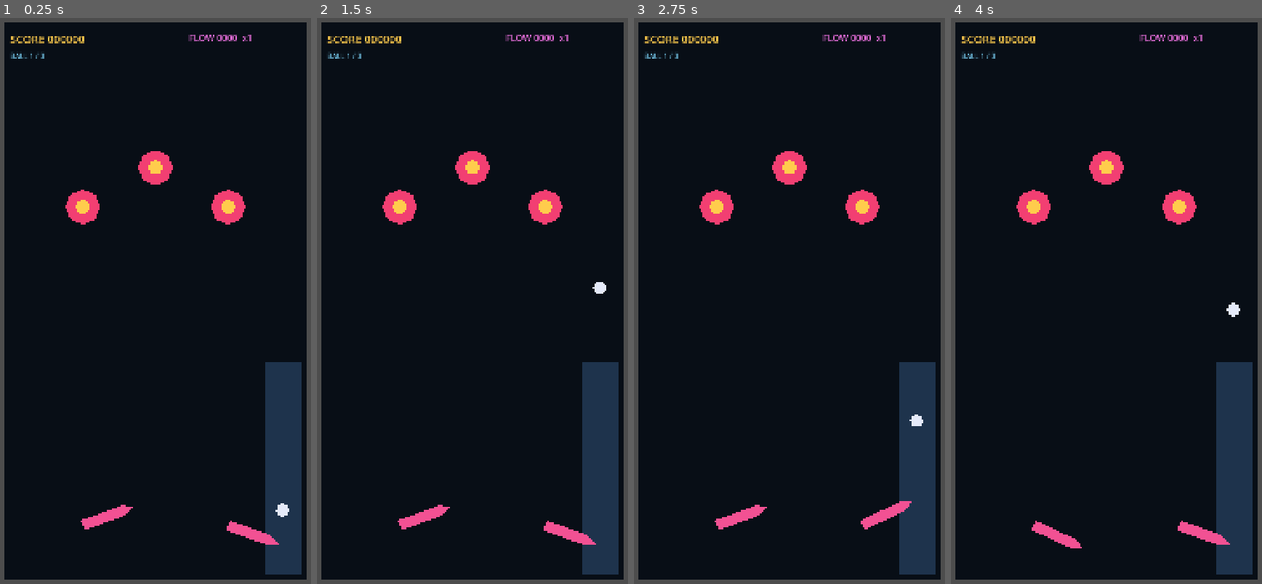
Above: before the commit, frames 1-4 (left to right).
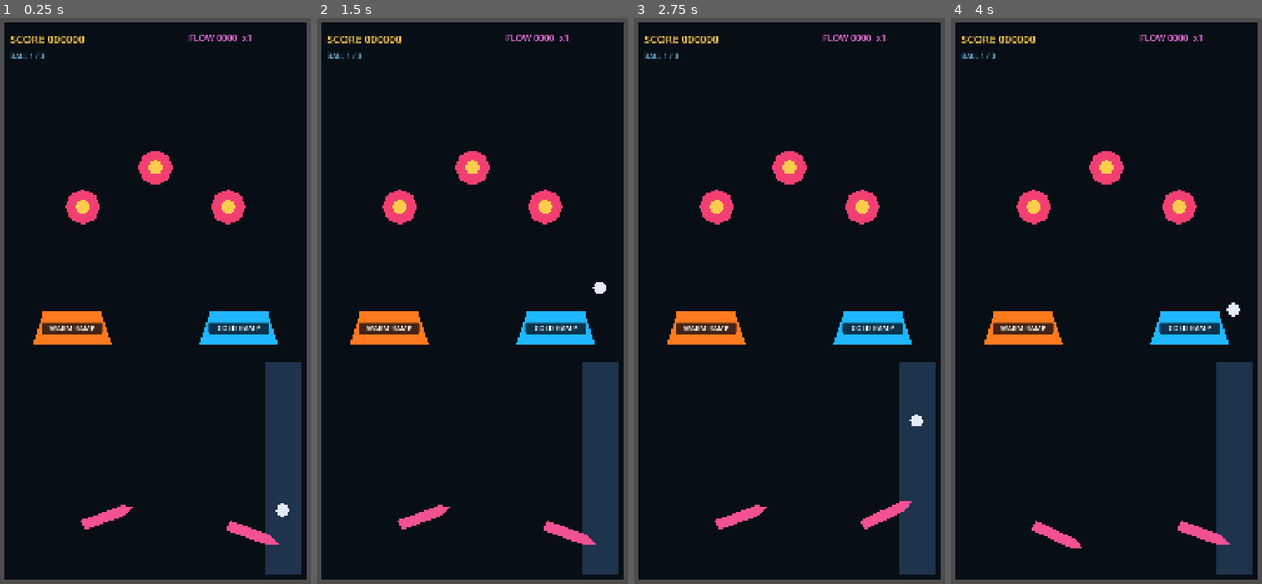
Above: after the commit, the same moments.

Repository: Nairolf138/NairolFlipper
Game: Godot game, scene res://scenes/app/Main.tscn
Two runs of this game, one before a commit and one after it. Both use one fixed random seed, a clock stepped at 60 frames per second and the inputs below.
Inputs (mouse positions are in pixels of both pictures, inside the frame that each line leads up to):
- Up to frame 1 (0.25 s): no input
- Up to frame 2 (1.5 s): tap Enter at 0.5 s; move the mouse to (544, 272) at 0.52 s; hold D (flipper_right) 0.53-1.25 s; hold Space (launch_ball) 0.53-1.25 s; click (544, 272) at 0.67 s; drag from (407, 329) to (outside the picture) at 1.27 s
- Up to frame 3 (2.75 s): move the mouse to (823, 170) at 2.02 s; hold D (flipper_right) from 2.03 s (still down); hold Space (launch_ball) from 2.03 s (still down)
- Up to frame 4 (4 s): release D (flipper_right) at 2.75 s; release Space (launch_ball) at 2.75 s; drag from (1090, 419) to (1234, 465) at 2.77 s; move the mouse to (1206, 385) at 3.52 s; hold A (flipper_left) from 3.53 s (still down); hold Space (launch_ball) from 3.53 s (still down)

The runs differ from the first frame. In frame 1, 2.6% of the frame differs, in the area x 10-90%, y 51-58%; in frame 2, 2.6%; in frame 3, 2.6%; in frame 4, 2.6%.

Commit message:
feat: add warm and cold show ramps

Diff:
--- /dev/null
+++ b/data/ramps/ColdRamp.tres
@@ -0,0 +1,11 @@
+[gd_resource type="Resource" script_class="RampDefinition" load_steps=2 format=3]
+
+[ext_resource type="Script" path="res://scripts/show/ramp_definition.gd" id="1"]
+
+[resource]
+script = ExtResource("1")
+ramp_id = &"cold_ramp"
+display_name = "COLD RAMP"
+ramp_color = Color(0.12, 0.72, 1, 1)
+score_value = 300
+flow_value = 50
--- /dev/null
+++ b/data/ramps/WarmRamp.tres
@@ -0,0 +1,11 @@
+[gd_resource type="Resource" script_class="RampDefinition" load_steps=2 format=3]
+
+[ext_resource type="Script" path="res://scripts/show/ramp_definition.gd" id="1"]
+
+[resource]
+script = ExtResource("1")
+ramp_id = &"warm_ramp"
+display_name = "WARM RAMP"
+ramp_color = Color(1, 0.48, 0.12, 1)
+score_value = 300
+flow_value = 50
--- a/scenes/app/Main.tscn
+++ b/scenes/app/Main.tscn
@@ -17,6 +17,9 @@
 [ext_resource type="Resource" path="res://data/cues/first_hit.tres" id="15_first_hit"]
 [ext_resource type="Script" path="res://scripts/show/cue_definition.gd" id="16_cue_definition"]
 [ext_resource type="Script" path="res://scripts/show/flow_manager.gd" id="17_flow"]
+[ext_resource type="PackedScene" path="res://scenes/gameplay/Ramp.tscn" id="18_ramp"]
+[ext_resource type="Resource" path="res://data/ramps/WarmRamp.tres" id="19_warm_ramp"]
+[ext_resource type="Resource" path="res://data/ramps/ColdRamp.tres" id="20_cold_ramp"]
 
 [sub_resource type="RectangleShape2D" id="LeftWallShape"]
 size = Vector2(40, 1600)
@@ -120,6 +123,14 @@
 polygon = PackedVector2Array(-60, -350, 60, -350, 60, 350, -60, 350)
 color = Color(0.12, 0.2, 0.3, 1)
 
+[node name="WarmRamp" parent="." instance=ExtResource("18_ramp")]
+position = Vector2(265, 1050)
+definition = ExtResource("19_warm_ramp")
+
+[node name="ColdRamp" parent="." instance=ExtResource("18_ramp")]
+position = Vector2(815, 1050)
+definition = ExtResource("20_cold_ramp")
+
 [node name="BallOne" parent="." instance=ExtResource("1_ball")]
 
 [node name="BallTwo" parent="." instance=ExtResource("1_ball")]
--- /dev/null
+++ b/scenes/gameplay/Ramp.tscn
@@ -0,0 +1,39 @@
+[gd_scene load_steps=4 format=3]
+
+[ext_resource type="Script" path="res://scripts/show/ramp.gd" id="1_ramp"]
+
+[sub_resource type="RectangleShape2D" id="RampShape"]
+size = Vector2(260, 110)
+
+[sub_resource type="StyleBoxFlat" id="RampLabelStyle"]
+bg_color = Color(0.02, 0.03, 0.07, 0.75)
+corner_radius_top_left = 6
+corner_radius_top_right = 6
+corner_radius_bottom_right = 6
+corner_radius_bottom_left = 6
+
+[node name="Ramp" type="Area2D"]
+script = ExtResource("1_ramp")
+groups = ["show_ramps"]
+collision_layer = 0
+collision_mask = 1
+monitoring = true
+
+[node name="Visual" type="Polygon2D" parent="."]
+polygon = PackedVector2Array(-130, 55, -95, -55, 95, -55, 130, 55)
+color = Color(1, 0.7, 0.25, 1)
+
+[node name="CollisionShape2D" type="CollisionShape2D" parent="."]
+shape = SubResource("RampShape")
+
+[node name="Label" type="Label" parent="."]
+offset_left = -100.0
+offset_top = -18.0
+offset_right = 100.0
+offset_bottom = 18.0
+theme_override_colors/font_color = Color(1, 1, 1, 1)
+theme_override_font_sizes/font_size = 24
+theme_override_styles/normal = SubResource("RampLabelStyle")
+horizontal_alignment = 1
+vertical_alignment = 1
+text = "RAMP"
--- a/scripts/app/main.gd
+++ b/scripts/app/main.gd
@@ -24,6 +24,8 @@
 	drain.body_entered.connect(_on_drain_body_entered)
 	for bumper in get_tree().get_nodes_in_group("score_bumpers"):
 		bumper.bumper_hit.connect(_on_bumper_hit)
+	for ramp in get_tree().get_nodes_in_group("show_ramps"):
+		ramp.ramp_completed.connect(_on_ramp_completed)
 	score_manager.score_changed.connect(_on_score_changed)
 	flow_manager.flow_changed.connect(_on_flow_changed)
 	restart_game()
@@ -90,6 +92,12 @@
 	playtest_recorder.record_bumper_hit(points)
 
 
+func _on_ramp_completed(_ramp_id: StringName, score_value: int, flow_value: int) -> void:
+	score_manager.add_points(score_value)
+	flow_manager.add_flow(flow_value)
+	status_label.text = "RAMP HIT"
+
+
 func _on_score_changed(new_score: int) -> void:
 	score_label.text = "SCORE %06d" % new_score
 
--- /dev/null
+++ b/scripts/show/ramp.gd
@@ -0,0 +1,31 @@
+class_name Ramp
+extends Area2D
+
+signal ramp_completed(ramp_id: StringName, score_value: int, flow_value: int)
+
+@export var definition: RampDefinition
+@onready var visual: Polygon2D = $Visual
+
+var _armed := true
+
+func _ready() -> void:
+	body_entered.connect(_on_body_entered)
+	_apply_definition()
+
+func reset() -> void:
+	_armed = true
+
+func _apply_definition() -> void:
+	if definition == null:
+		return
+	visual.color = definition.ramp_color
+	$Label.text = definition.display_name
+
+func _on_body_entered(body: Node) -> void:
+	if not _armed or not body.is_in_group("balls"):
+		return
+	_armed = false
+	ramp_completed.emit(definition.ramp_id, definition.score_value, definition.flow_value)
+	# Re-arm after the ball has left the sensor, preventing duplicate hits in one pass.
+	await get_tree().create_timer(0.35).timeout
+	_armed = true
--- /dev/null
+++ b/scripts/show/ramp_definition.gd
@@ -0,0 +1,9 @@
+class_name RampDefinition
+extends Resource
+
+## Data for one scoring ramp; visuals and collision live in Ramp.tscn.
+@export var ramp_id: StringName
+@export var display_name: String = ""
+@export var ramp_color: Color = Color.WHITE
+@export var score_value: int = 250
+@export var flow_value: int = 40
Not shown: 1 places in scenes/app/Main.tscn that only renumber resources
Not shown, changed: CHANGELOG.md
Not shown, changed: docs/BACKLOG.md
Not shown, changed: tests/test_bootstrap.py
